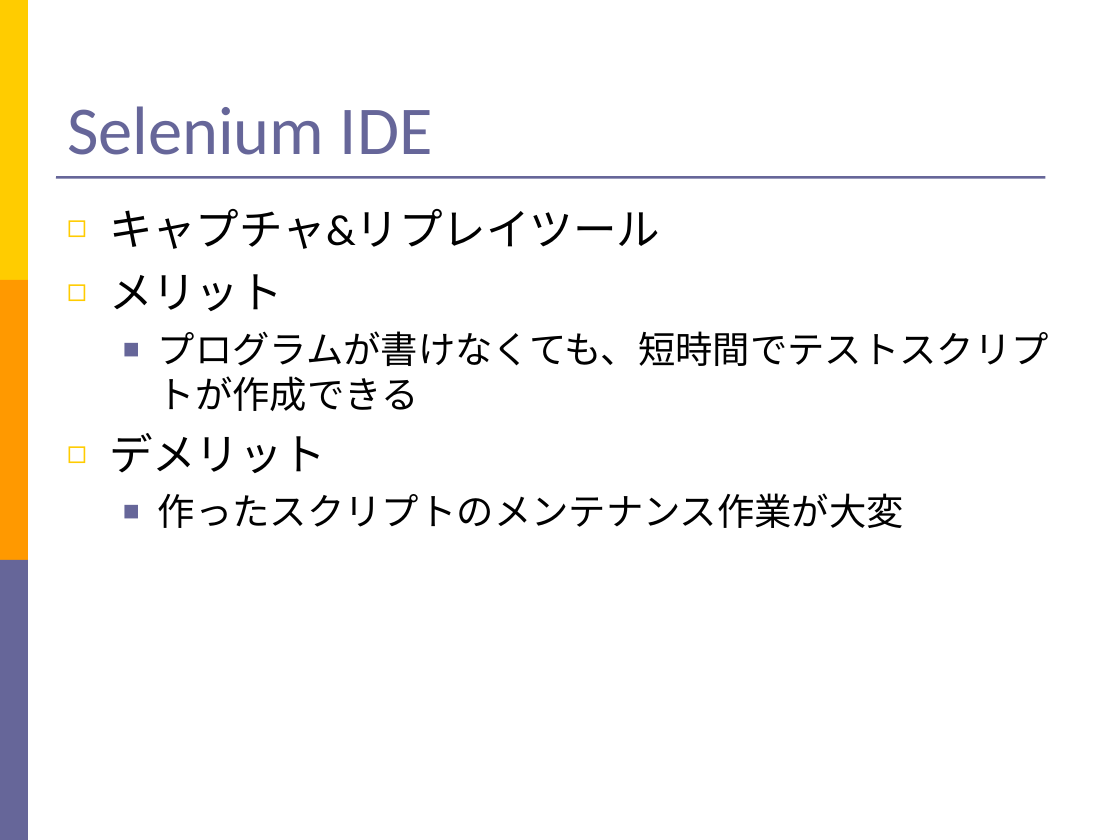
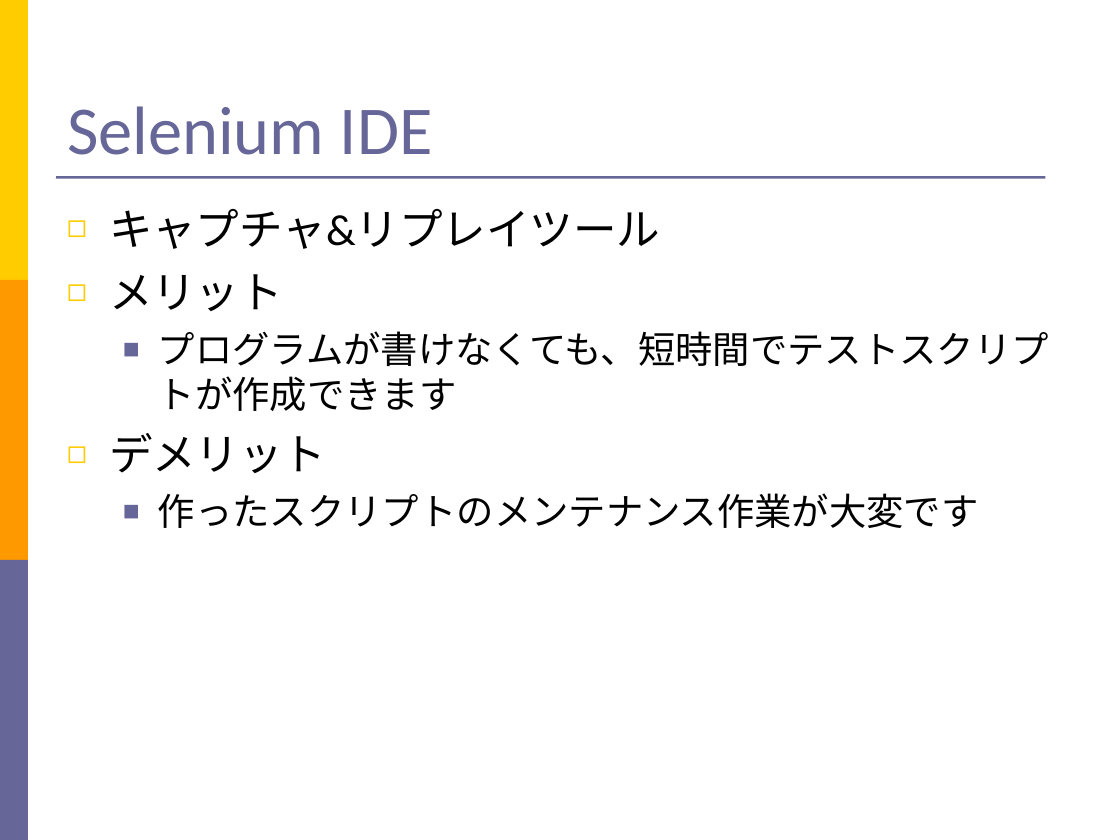
Before and after one commit to takuY-U2/STARHotel, a slide deck: slide 45 of docs/Slide.ppt. Drawn at 1120x840 pixels with LibreOffice and Linux fonts; fonts in the diff are those of the drawing. Boxes give left, top, right and bottom in pixels: in the first picture for what was removed or moved away, otherwise in the second. Text is boxed around its words. In the diff, an @@ line names an element or a change of style, - is before the commit and + after.

```diff
--- a/docs/Slide.ppt
+++ b/docs/Slide.ppt
@@ text at (158, 331, 1049, 411): text changed @@
-  ■ プログラムが書けなくても、短時間でテストスクリプトが作成できる
+  ■ プログラムが書けなくても、短時間でテストスクリプトが作成できます
@@ text at (158, 493, 979, 528): text changed @@
-  ■ 作ったスクリプトのメンテナンス作業が大変
+  ■ 作ったスクリプトのメンテナンス作業が大変です
```
Also in this commit, not shown: 9 other slides changed, 7 other files.
